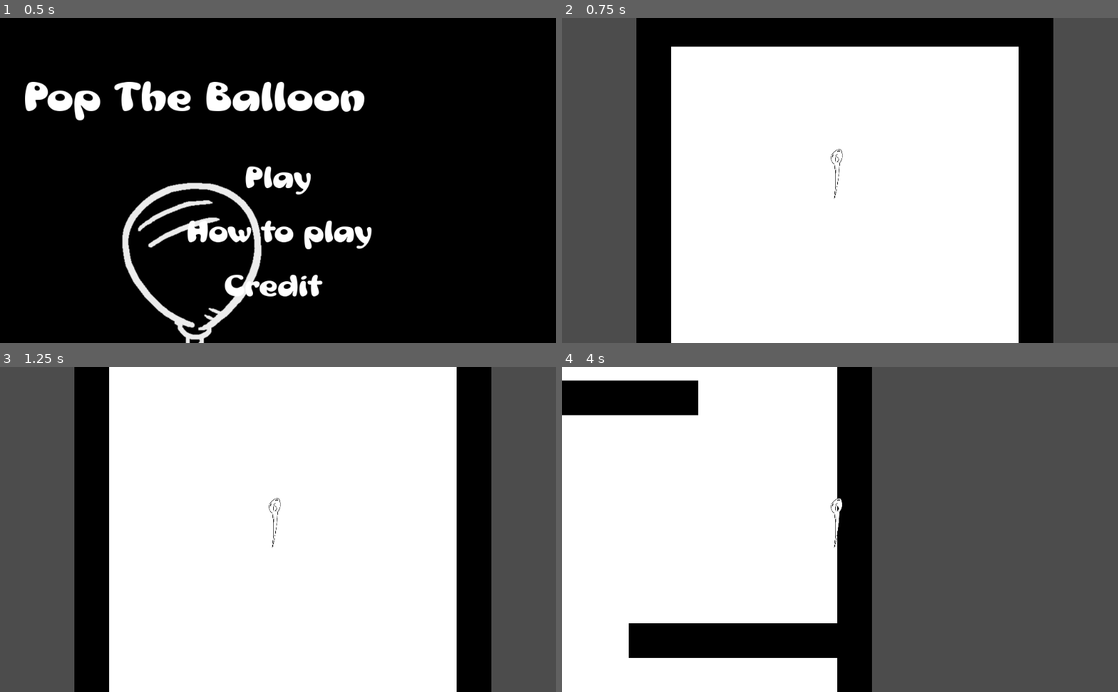
Above: before the commit, frames 1-4 (two rows, left to right).
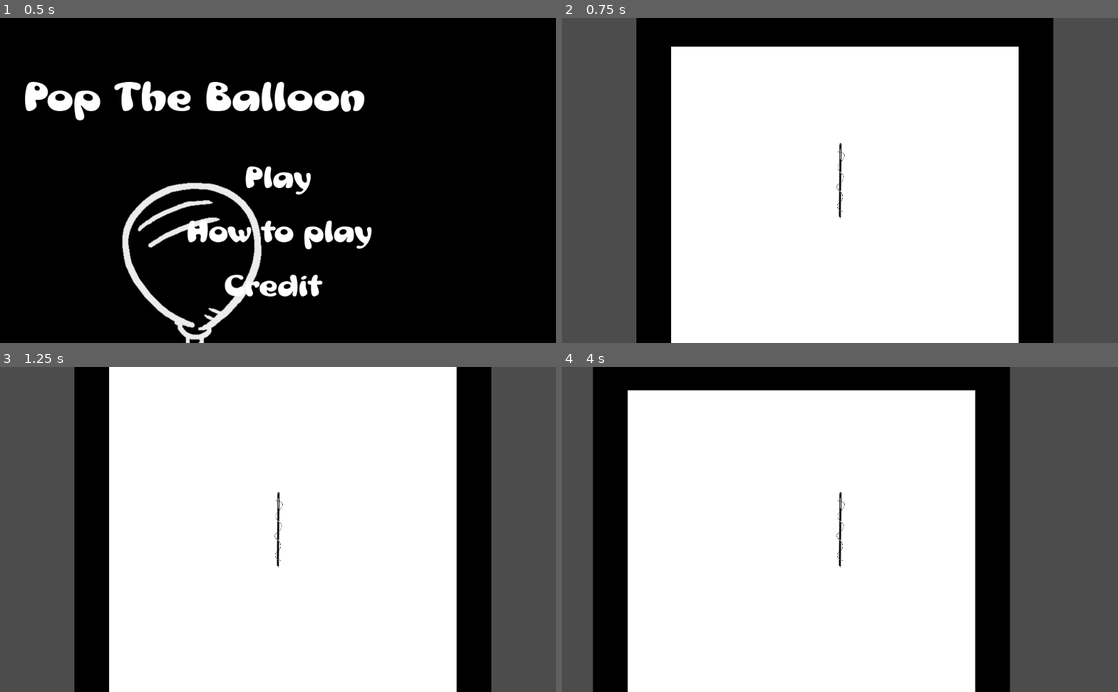
Above: after the commit, the same moments.

Repository: jhaydari72/DroptheBall1
Game: Godot game, scene res://Menu Screen/Menu Set Up .tscn
Two runs of this game, one before a commit and one after it. Both use one fixed random seed, a clock stepped at 60 frames per second and the inputs below.
Inputs:
- Up to frame 1 (0.5 s): no input
- Up to frame 2 (0.75 s): click "Play" at 0.5 s
- Up to frame 3 (1.25 s): no input
- Up to frame 4 (4 s): tap Enter at 1.25 s; hold Right (ui_right) 1.28-2.03 s; hold Left (ui_left) 2.03-2.78 s; hold Right (ui_right) from 2.78 s (still down)

Frame 1 is identical in both runs. In frame 2, 0.2% of the frame differs, in the area x 48-51%, y 38-62%; in frame 3, 0.2%; in frame 4, 49%, in the area x 0-81%, y 0-100%.

Commit message:
New needle added and level reset

Diff:
--- a/DroptheBall/Levels/Level1.tscn
+++ b/DroptheBall/Levels/Level1.tscn
@@ -71,9 +71,6 @@
 format = 1
 tile_data = PoolIntArray( -2621439, 1, 0, -2621438, 1, 0, -2621437, 1, 0, -2621436, 1, 0, -2621435, 1, 0, -2621434, 1,  …(19552 unchanged characters)…
 
-[node name="Test_Block" type="StaticBody2D" parent="."]
-position = Vector2( 15.7003, 398.795 )
-
 [node name="Player" parent="." instance=ExtResource( 4 )]
 position = Vector2( 438.817, -2300 )
 
--- a/DroptheBall/Obstacle/Obstacle.tscn
+++ /dev/null
@@ -1,27 +0,0 @@
-[gd_scene load_steps=4 format=2]
-
-[ext_resource path="res://Obstacle/Bottom platform.png" type="Texture" id=1]
-
-[sub_resource type="RectangleShape2D" id=1]
-extents = Vector2( 482.081, 26.7187 )
-
-[sub_resource type="RectangleShape2D" id=2]
-extents = Vector2( 481.928, 5.54602 )
-
-[node name="Obstacle" type="StaticBody2D"]
-
-[node name="Sprite" type="Sprite" parent="."]
-position = Vector2( -11.7325, 232.845 )
-rotation = 1.5708
-scale = Vector2( 0.353208, 0.978273 )
-texture = ExtResource( 1 )
-
-[node name="CollisionShape2D" type="CollisionShape2D" parent="."]
-position = Vector2( -20.7576, 223.713 )
-shape = SubResource( 1 )
-
-[node name="Area2D" type="Area2D" parent="."]
-
-[node name="CollisionShape2D" type="CollisionShape2D" parent="Area2D"]
-position = Vector2( -20.7908, 194.84 )
-shape = SubResource( 2 )
--- a/DroptheBall/Player/Player.gd
+++ b/DroptheBall/Player/Player.gd
@@ -22,5 +22,5 @@
 	velocity = move_and_slide(velocity)
 
 
-func _on_Area2D_area_entered(area):
+func _on_Area2D_body_entered(body):
 	get_tree().change_scene("res://Levels/Level1.tscn")
--- a/DroptheBall/Player/Player.tscn
+++ b/DroptheBall/Player/Player.tscn
@@ -1,25 +1,20 @@
-[gd_scene load_steps=5 format=2]
+[gd_scene load_steps=4 format=2]
 
 [ext_resource path="res://Player/Player.gd" type="Script" id=1]
 [ext_resource path="res://Player/Needle.png" type="Texture" id=2]
 
 [sub_resource type="CapsuleShape2D" id=1]
-radius = 2.84485
-height = 46.911
-
-[sub_resource type="CapsuleShape2D" id=2]
 radius = 2.56741
+height = 10.6457
 
 [node name="Player" type="KinematicBody2D"]
 script = ExtResource( 1 )
 
 [node name="Sprite" type="Sprite" parent="."]
+position = Vector2( 0, -0.12851 )
+rotation = -1.01753
 scale = Vector2( 0.214004, 0.185033 )
 texture = ExtResource( 2 )
-
-[node name="CollisionShape2D" type="CollisionShape2D" parent="."]
-position = Vector2( -7.76694, -3.3287 )
-shape = SubResource( 1 )
 
 [node name="Camera2D" type="Camera2D" parent="."]
 current = true
@@ -27,5 +22,6 @@
 [node name="Area2D" type="Area2D" parent="."]
 
 [node name="CollisionShape2D" type="CollisionShape2D" parent="Area2D"]
-position = Vector2( -8.32167, 21.359 )
-shape = SubResource( 2 )
+position = Vector2( -0.019928, 62.4782 )
+shape = SubResource( 1 )
+[connection signal="body_entered" from="Area2D" to="." method="_on_Area2D_body_entered"]
Binary file changed: DroptheBall/Player/Needle.png
